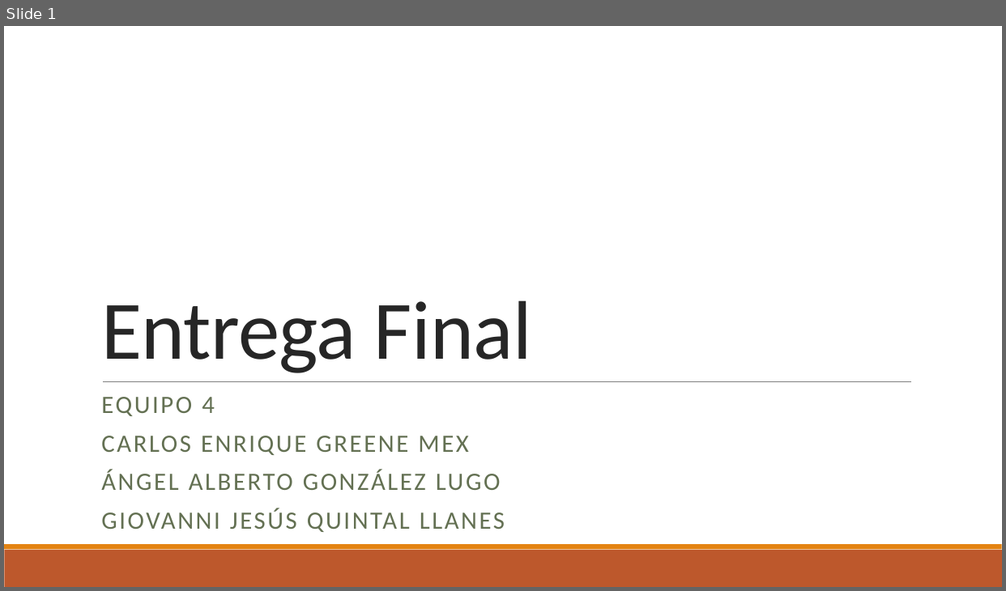
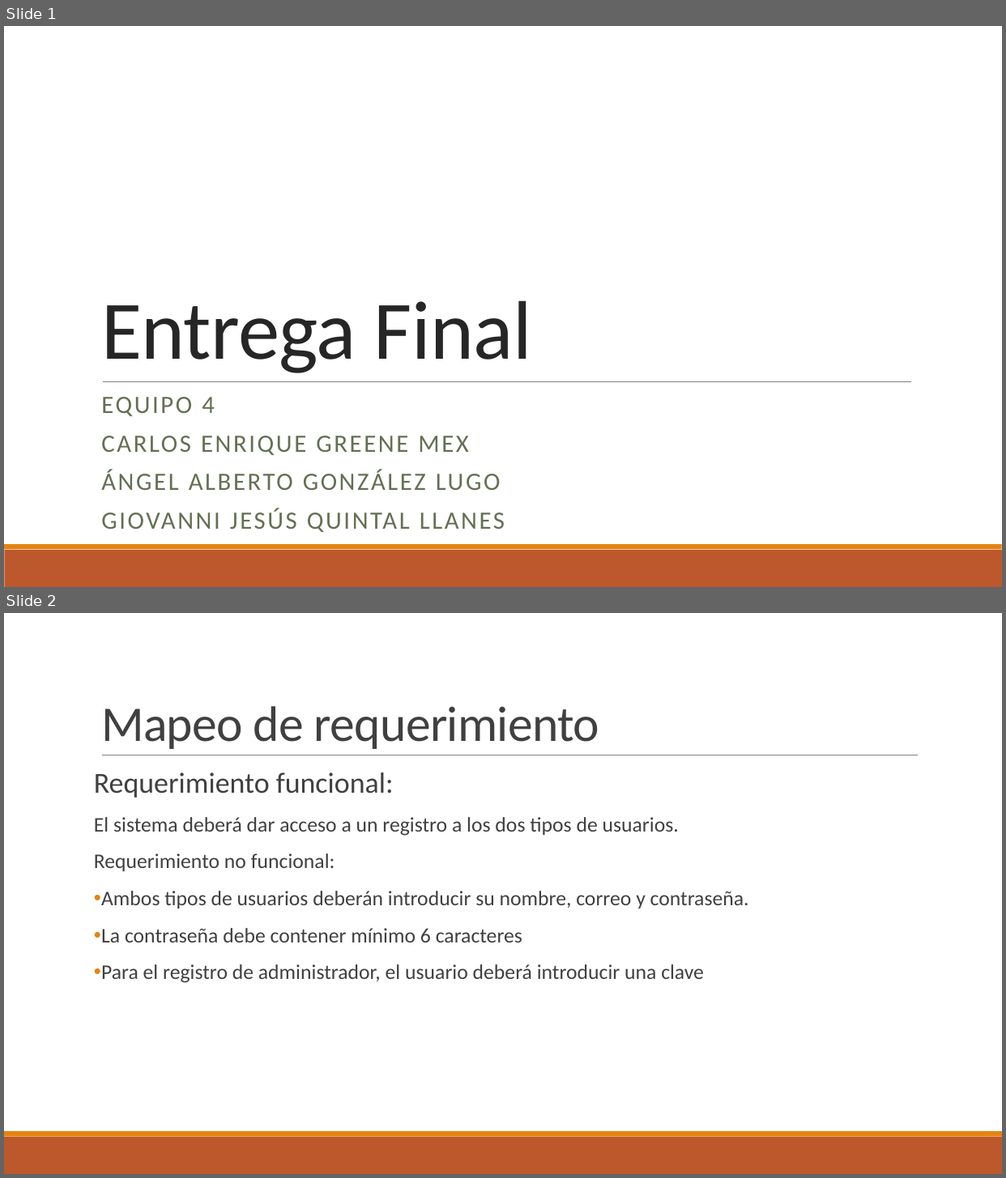
Before and after one commit to CarlosGreene/ProyectoEquipo4, a slide deck: Entrega final.pptx. Shown one above the other, each under a label of ours: slide 1 before the commit, slides 1 and 2 after it. The pictures are 1006x591 and 1006x1178 pixels, drawn with LibreOffice and Linux fonts; fonts in the diff are those of the drawing. Boxes give left, top, right and bottom in pixels: in the first picture for what was removed or moved away, otherwise in the second. Text is boxed around its words. In the diff, an @@ line names an element or a change of style, - is before the commit and + after.

```diff
--- a/Entrega final.pptx
+++ b/Entrega final.pptx
@@ slide 2 added at (4,613,1002,1174), background #FFFFFF; not listed: 2 template elements that a slide beside it also shows @@
@@ title added at (101,706,600,749), 48 pt, text #404040 @@
+Mapeo de requerimiento
@@ line added from (102, 756) to (918, 756), #808080 0.5 pt @@
@@ text added at (94,773,749,983), 20 pt, text #404040 @@
+Requerimiento funcional:
+El sistema deberá dar acceso a un registro a los dos tipos de usuarios.
+Requerimiento no funcional:
+• Ambos tipos de usuarios deberán introducir su nombre, correo y contraseña.
+• La contraseña debe contener mínimo 6 caracteres
+• Para el registro de administrador, el usuario deberá introducir una clave
```
Also in this commit, not shown: 7 other slides added, 1 slide removed, 5 other files.
